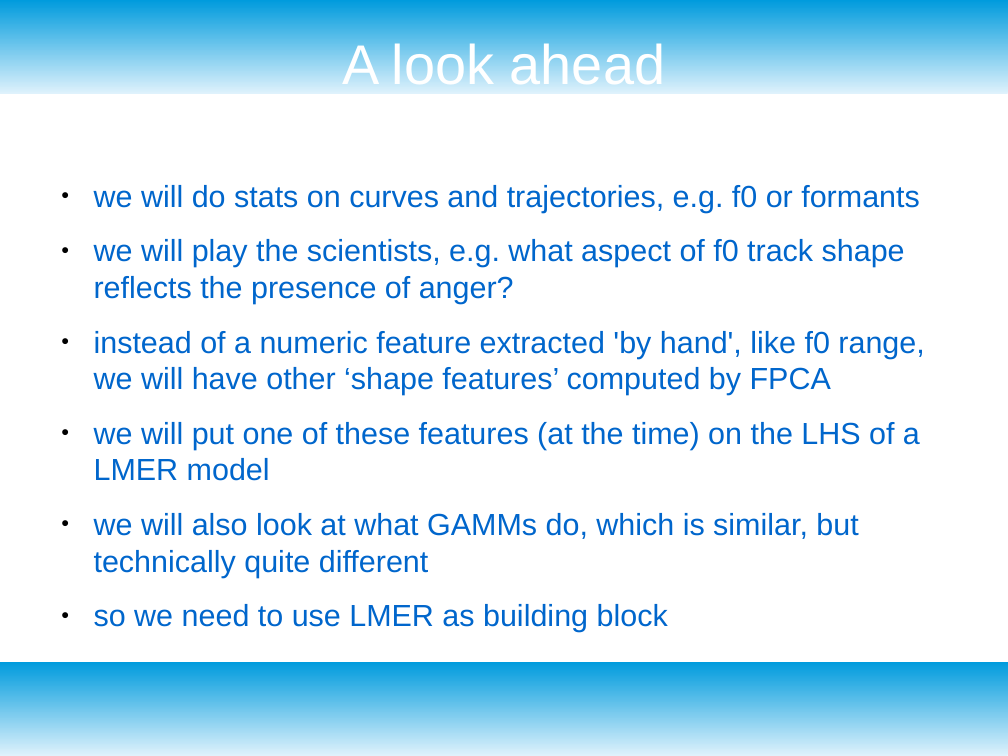
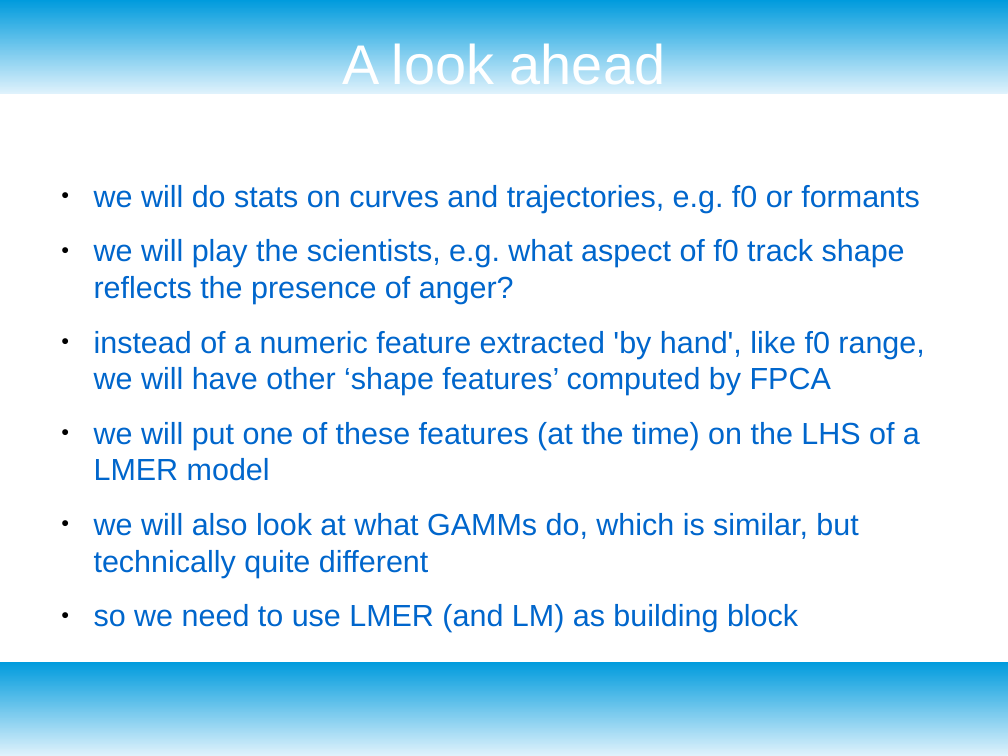
Before and after one commit to uasolo/FPCA-phonetics-workshop, a slide deck: slide 16 of presentations/IntroStats.odp. Drawn at 1008x756 pixels with LibreOffice and Linux fonts; fonts in the diff are those of the drawing. Boxes give left, top, right and bottom in pixels: in the first picture for what was removed or moved away, otherwise in the second. Text is boxed around its words. In the diff, an @@ line names an element or a change of style, - is before the commit and + after.

Commit message:
updated intro stats ppt

```diff
--- a/presentations/IntroStats.odp
+++ b/presentations/IntroStats.odp
@@ text at <box>94,604,798,632</box>: text changed @@
-● so we need to use LMER as building block
+● so we need to use LMER (and LM) as building block
```
Also in this commit, not shown: 1 other file.
